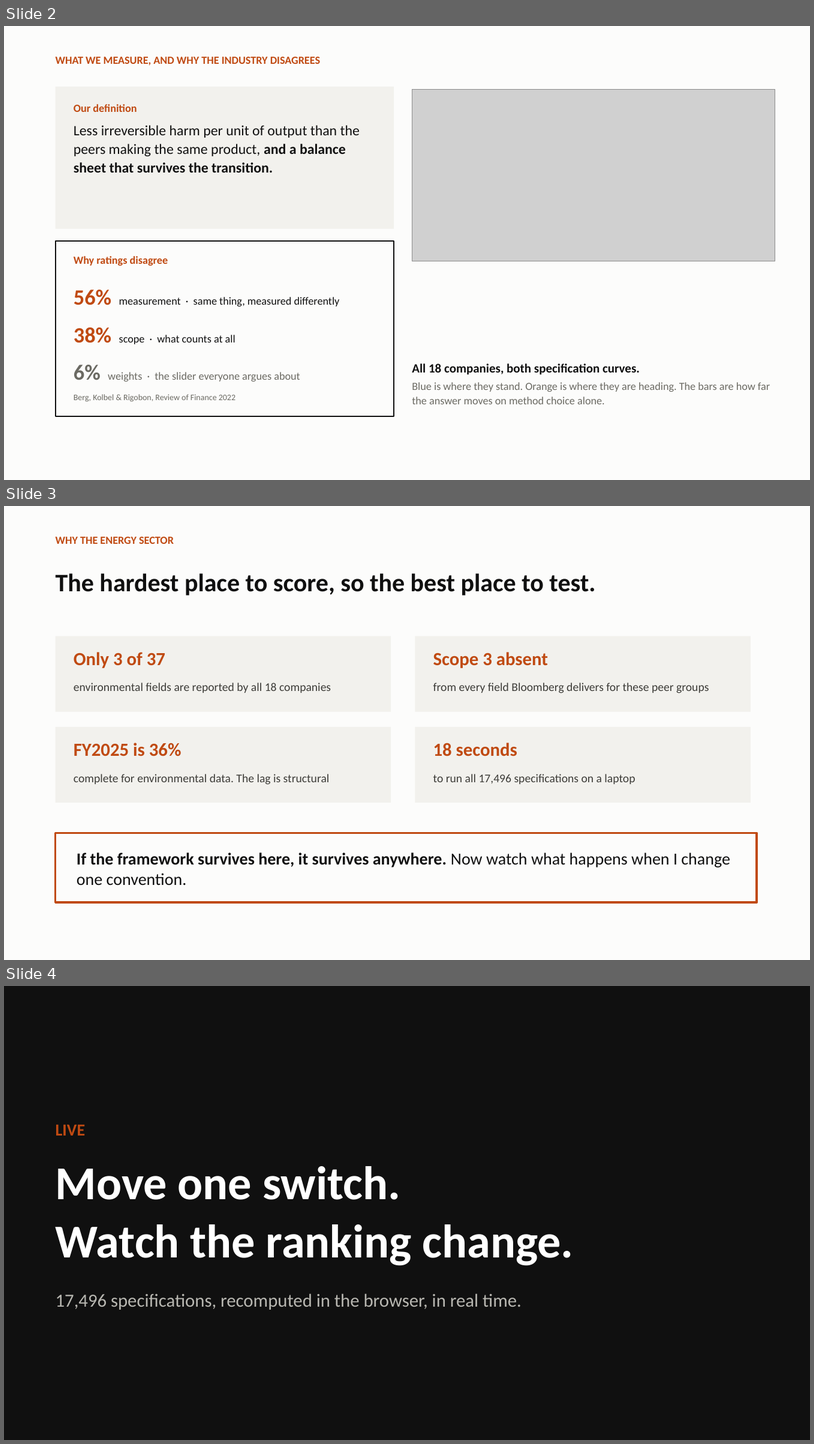
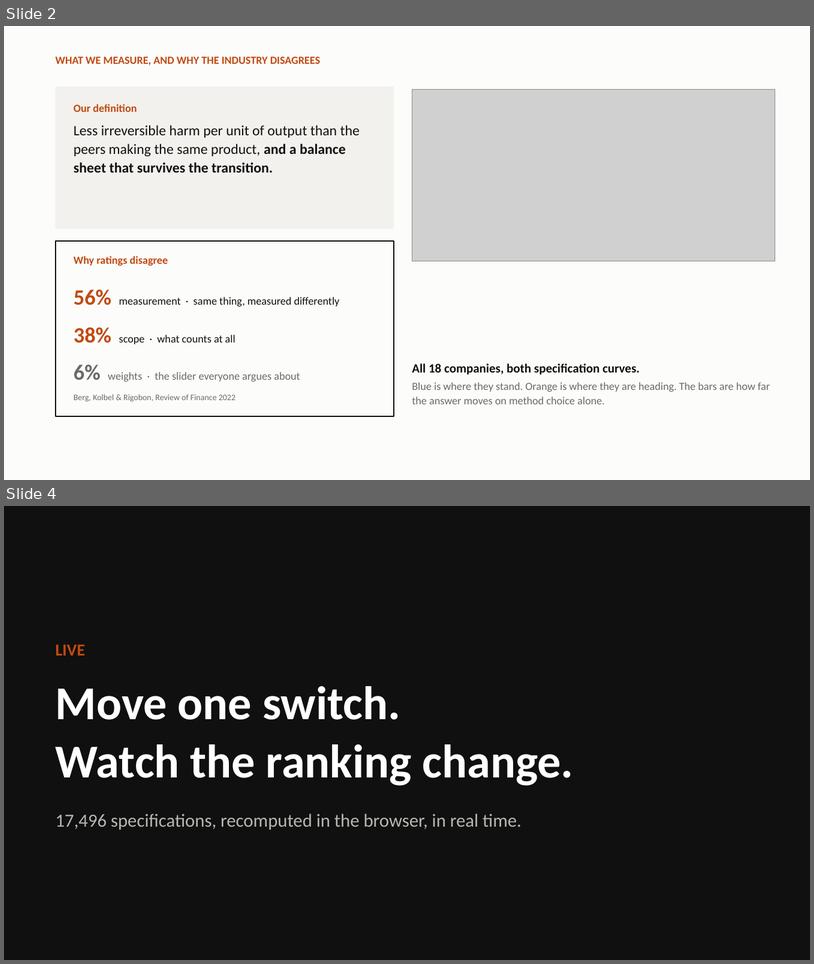
Before and after one commit to K14-coder/ETHack-Challenge-Accepted, a slide deck: CONTESTED_pitch.pptx. Shown one above the other, each under a label of ours: slides 2, 3 and 4 before the commit, slides 2 and 4 after it; the slides between them are not shown. The pictures are 814x1444 and 814x964 pixels, drawn with LibreOffice and Linux fonts; fonts in the diff are those of the drawing; grey boxes stand for pictures. Boxes give left, top, right and bottom in pixels: in the first picture for what was removed or moved away, otherwise in the second. Text is boxed around its words. In the diff, an @@ line names an element or a change of style, - is before the commit and + after.

```diff
--- a/CONTESTED_pitch.pptx
+++ b/CONTESTED_pitch.pptx
@@ slide 3 removed at (4,506,810,960), background #FFFFFF @@
@@ rectangle removed at (4,506,810,960) @@
@@ text removed at (56,537,174,544) @@
-WHY THE ENERGY SECTOR
@@ text removed at (56,573,596,595) @@
-The hardest place to score, so the best place to test.
@@ rectangle removed at (56,636,391,712) @@
@@ rectangle removed at (416,636,751,712) @@
@@ text removed at (74,652,165,668) @@
-Only 3 of 37
@@ text removed at (434,652,548,668) @@
-Scope 3 absent
@@ text removed at (74,682,331,693) @@
-environmental fields are reported by all 18 companies
@@ text removed at (434,682,709,693) @@
-from every field Bloomberg delivers for these peer groups
@@ rectangle removed at (56,727,391,802) @@
@@ rectangle removed at (416,727,751,802) @@
@@ text removed at (74,742,182,756) @@
-FY2025 is 36%
@@ text removed at (434,742,518,756) @@
-18 seconds
@@ text removed at (74,774,330,784) @@
-complete for environmental data. The lag is structural
@@ text removed at (434,774,635,784) @@
-to run all 17,496 specifications on a laptop
@@ rectangle removed at (56,832,757,902) @@
@@ text removed at (77,852,731,885) @@
-If the framework survives here, it survives anywhere. Now watch what happens when I change one convention.
```
Also in this commit, not shown: 1 slide added, 5 other files.
